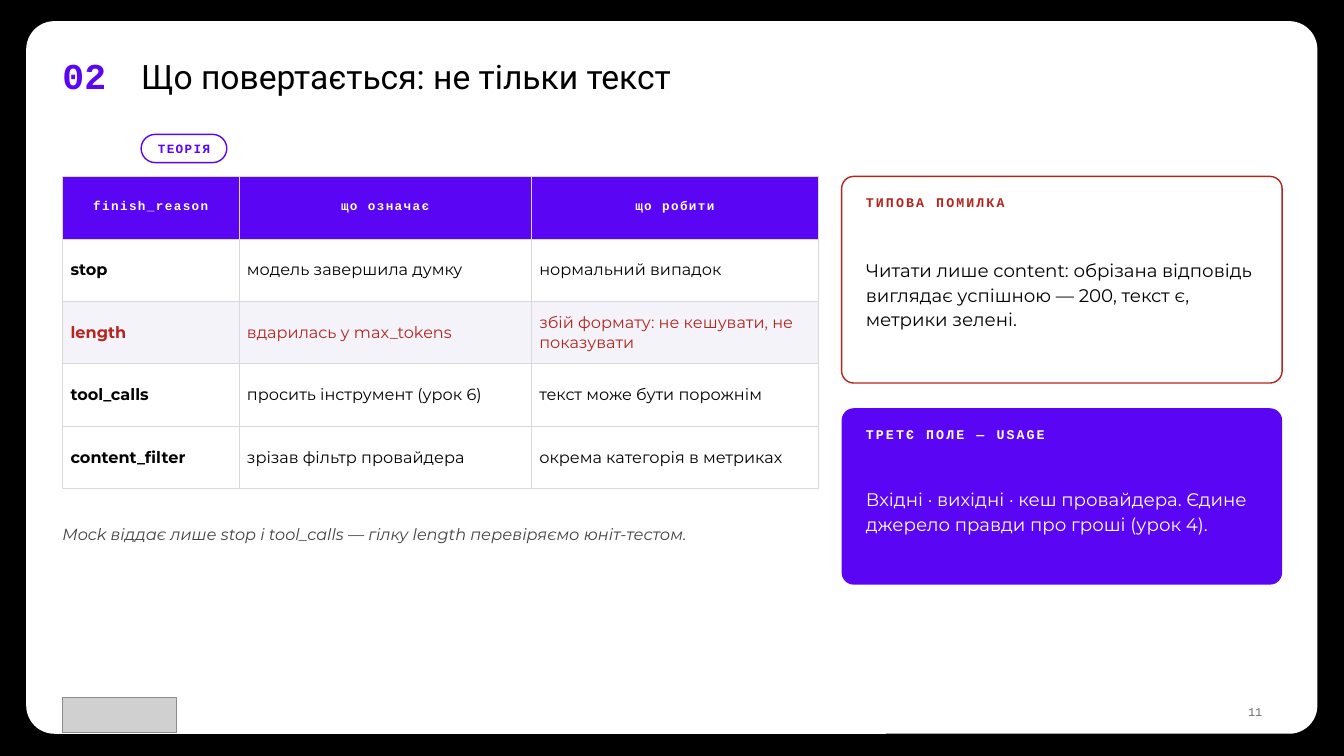
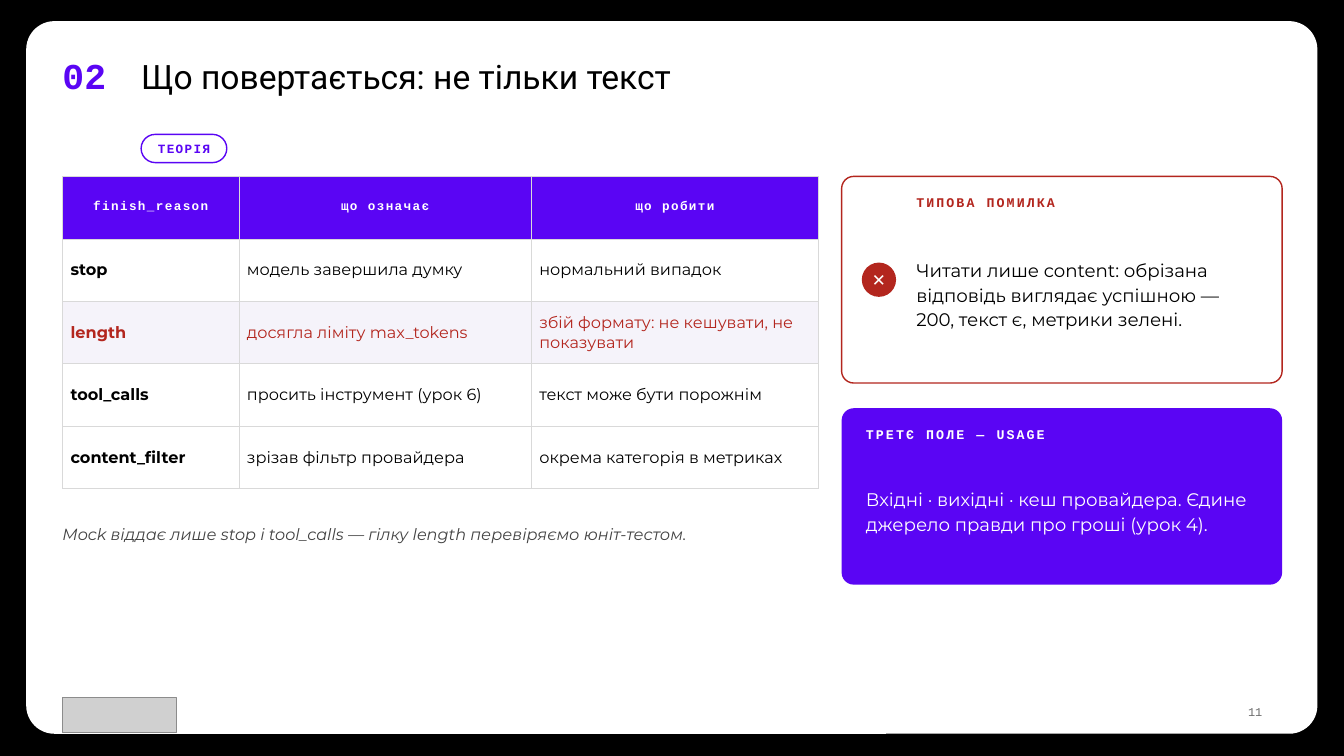
Before and after one commit to TarasFedorenkoFTV/llmops-bootcamp, a slide deck: slide 11 of docs/decks/L01.pptx. Drawn at 1344x756 pixels with LibreOffice and Linux fonts; fonts in the diff are those of the drawing; grey boxes stand for pictures; background and template pictures are left out. Boxes give left, top, right and bottom in pixels: in the first picture for what was removed or moved away, otherwise in the second. Text is boxed around its words. In the diff, an @@ line names an element or a change of style, - is before the commit and + after.

```diff
--- a/docs/decks/L01.pptx
+++ b/docs/decks/L01.pptx
@@ table at (x1=63, y1=176, x2=819, y2=470) @@
-row 3, column 2: вдарилась у max_tokens
+row 3, column 2: досягла ліміту max_tokens
@@ text "ТИПОВА ПОМИЛКА" moved from (x1=866, y1=198, x2=1004, y2=207) to (x1=916, y1=198, x2=1055, y2=207) @@
@@ text "Читати лише content: обрізана відповідь ..." rewrapped from (x1=866, y1=263, x2=1252, y2=330) to (x1=916, y1=263, x2=1208, y2=330) @@
@@ ellipse added at (x1=862, y1=262, x2=896, y2=296), fill #B3261E @@
@@ text added at (x1=862, y1=262, x2=896, y2=296), 12 pt, text #FFFFFF, bold @@
+✕
```
Also in this commit, not shown: 10 other slides changed, 33 other files.
